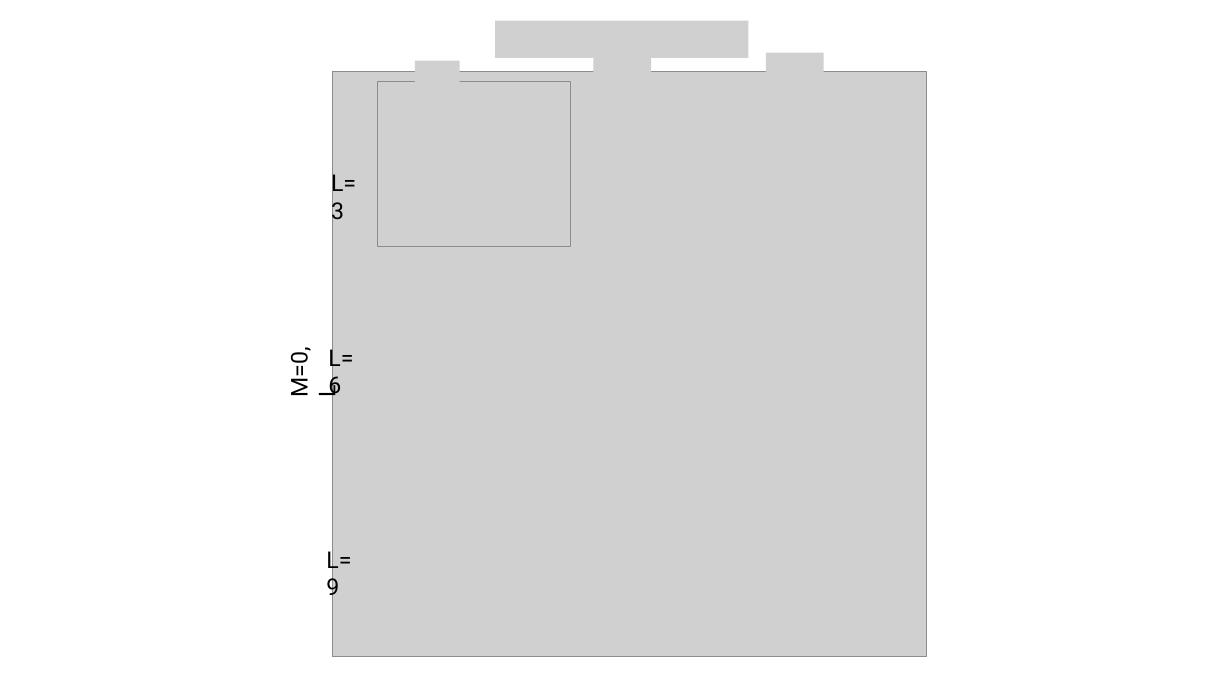
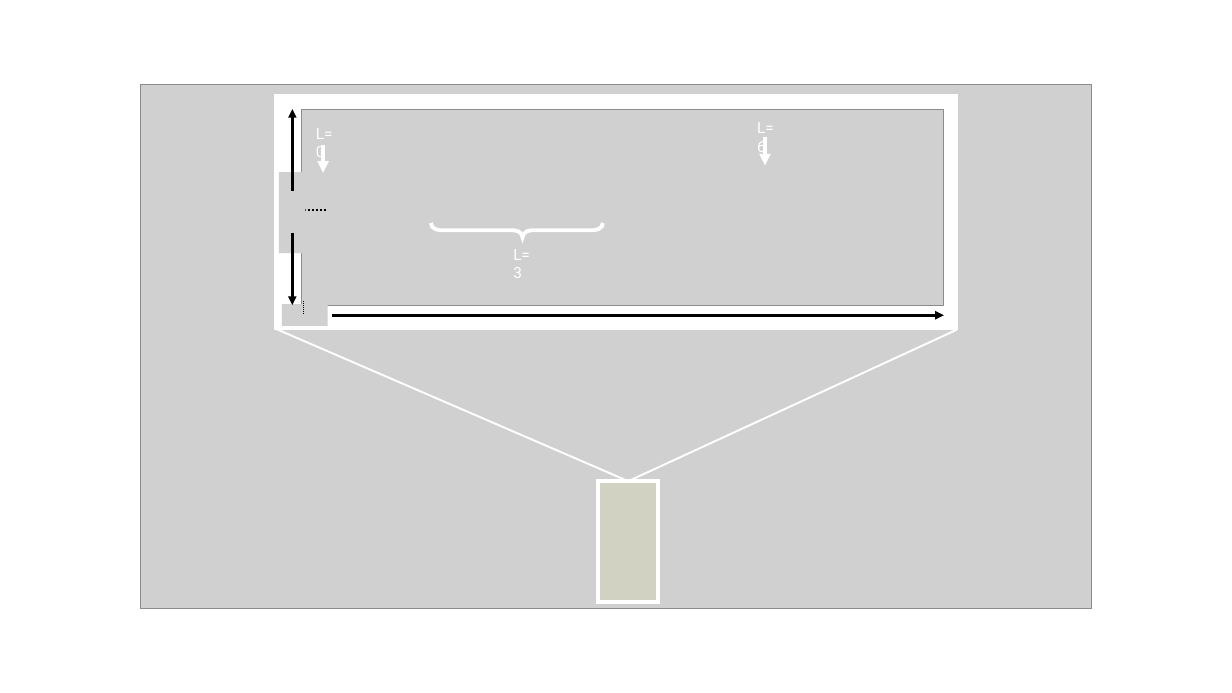
Before and after one commit to DVBeckwitt/2D-Manuscript-Draft, a slide deck: slide 1 of figures/results_ordered/starshape.pptx (slide 3 before the commit). Drawn at 1232x693 pixels with LibreOffice and Linux fonts; fonts in the diff are those of the drawing; grey boxes stand for pictures. Boxes give left, top, right and bottom in pixels: in the first picture for what was removed or moved away, otherwise in the second. Text is boxed around its words. In the diff, an @@ line names an element or a change of style, - is before the commit and + after.

```diff
--- a/figures/results_ordered/starshape.pptx
+++ b/figures/results_ordered/starshape.pptx
@@ picture removed at <box>495,20,749,57</box> @@
@@ picture removed at <box>593,53,652,90</box> @@
@@ picture removed at <box>766,53,824,90</box> @@
@@ picture: place and size @@
-picture at <box>332,71,926,657</box>
+picture at <box>140,85,1092,609</box>
@@ picture removed at <box>377,82,570,247</box> @@
@@ picture removed at <box>415,61,460,98</box> @@
@@ rectangle added at <box>275,95,957,329</box>, fill #FFFFFF, outline #FFFFFF 1.5 pt @@
@@ arrow added from (292, 191) to (292, 109), #000000 2.25 pt @@
@@ picture added at <box>302,109,945,306</box> @@
@@ text "L=6" at <box>757,126,774,156</box>: size 18 to 12 pt, text colour #000000 to #FFFFFF @@
@@ text "L=6": place and size @@
-text "L=6" at <box>328,345,353,399</box>
+text "L=6" at <box>757,126,774,156</box>
@@ text added at <box>316,128,333,161</box>, 12 pt, text #FFFFFF @@
+L=0
@@ arrow added from (323, 144) to (323, 173), #FFFFFF 3 pt @@
@@ arrow added from (765, 137) to (765, 165), #FFFFFF 3 pt @@
@@ picture added at <box>279,173,306,253</box> @@
@@ line added from (288, 172) to (288, 172), #156082 1.5 pt @@
@@ arrow added from (292, 234) to (292, 305), #000000 2.25 pt @@
@@ line added from (297, 210) to (325, 210), #000000 1.5 pt dashed @@
@@ right brace added at <box>432,223,604,238</box>, outline #FFFFFF 3 pt @@
@@ text "L=3": place and size @@
-text "L=3" at <box>331,171,356,224</box>
+text "L=3" at <box>513,249,530,278</box>
@@ text "L=3" at <box>513,249,530,278</box>: size 18 to 12 pt, text colour #000000 to #FFFFFF @@
@@ line added from (628, 482) to (275, 329), #FFFFFF 1.5 pt @@
@@ picture added at <box>282,304,327,326</box> @@
@@ line added from (304, 301) to (304, 313), #000000 0.75 pt dashed @@
@@ arrow added from (333, 315) to (944, 315), #000000 2.25 pt @@
@@ text removed at <box>284,352,341,397</box> @@
-M=0, L
@@ line added from (628, 482) to (957, 330), #FFFFFF 1.5 pt @@
@@ rectangle added at <box>598,482,658,603</box>, fill #FFFF00 at 6% opacity, outline #FFFFFF 3 pt @@
@@ text removed at <box>326,547,351,601</box> @@
-L=9
```
Also in this commit, not shown: 2 slides removed, 34 other files.
